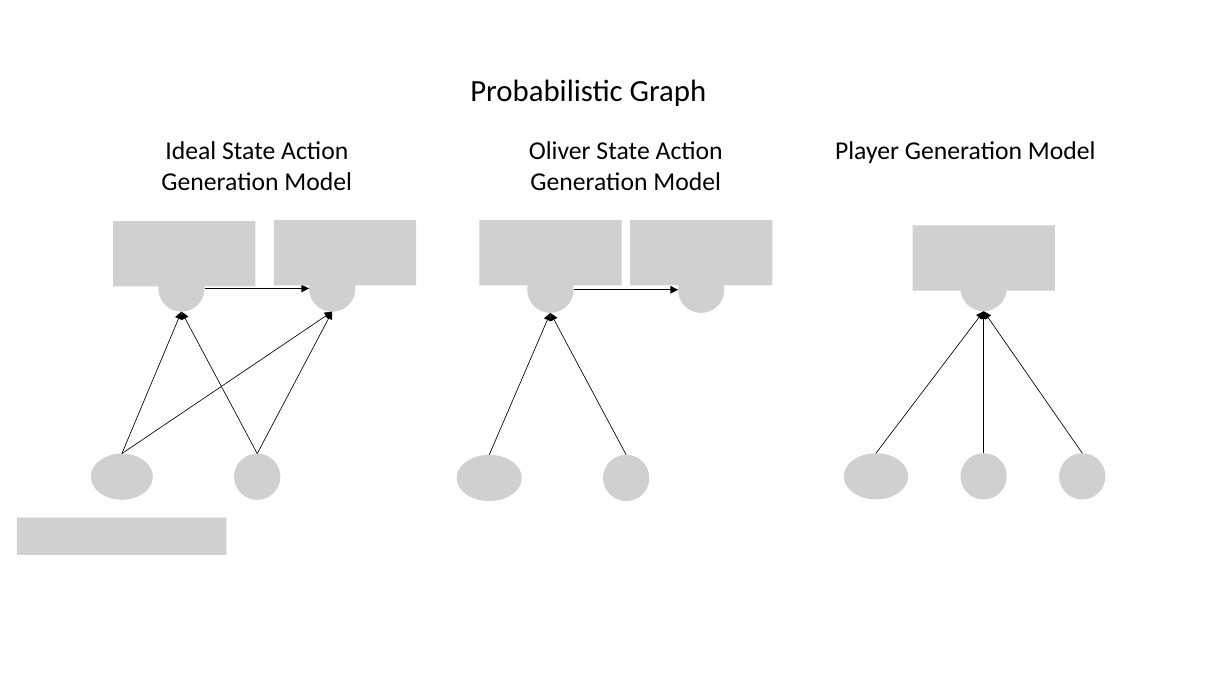
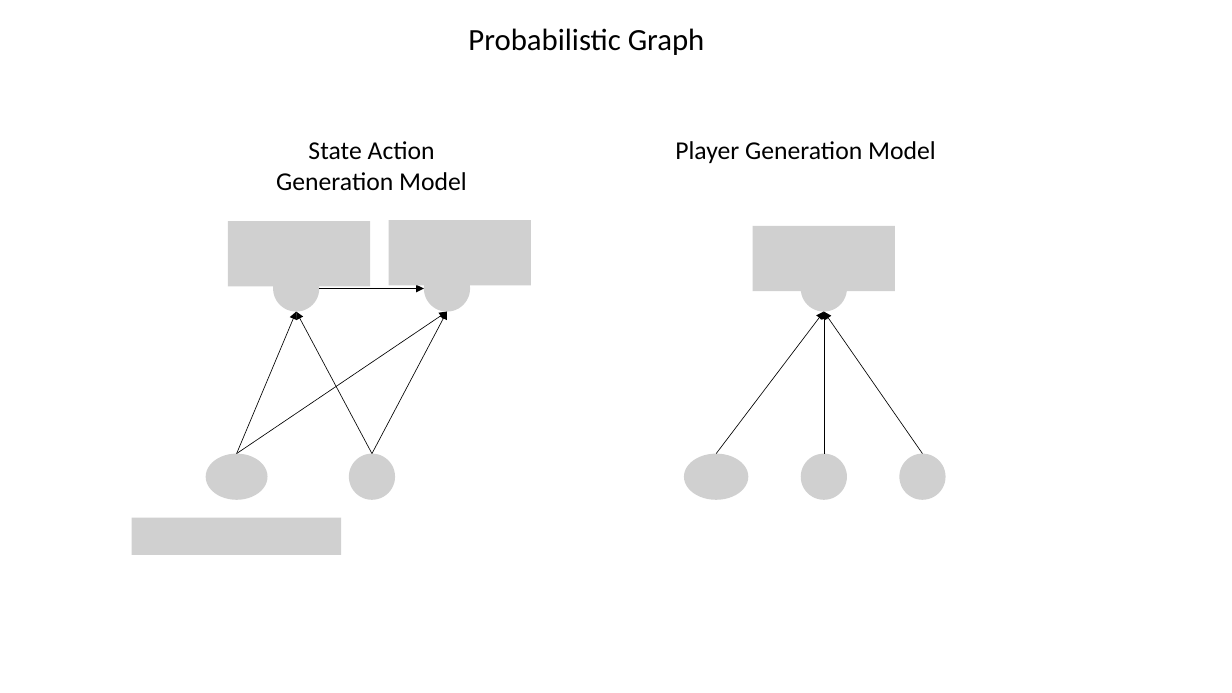
Before and after one commit to Guiliang/sport-analytic-variational-embedding, a slide deck: slide 2 of sport-vae.pptx. Drawn at 1232x693 pixels with LibreOffice and Linux fonts; fonts in the diff are those of the drawing; grey boxes stand for pictures. Boxes give left, top, right and bottom in pixels: in the first picture for what was removed or moved away, otherwise in the second. Text is boxed around its words. In the diff, an @@ line names an element or a change of style, - is before the commit and + after.

```diff
--- a/sport-vae.pptx
+++ b/sport-vae.pptx
@@ text "Probabilistic Graph": place and size @@
-text "Probabilistic Graph" at bbox=[470, 79, 707, 106]
+text "Probabilistic Graph" at bbox=[468, 28, 705, 55]
@@ text at bbox=[276, 141, 467, 190]: text changed @@
-Ideal State Action Generation Model
+State Action Generation Model
@@ text removed at bbox=[529, 141, 723, 191] @@
-Oliver State Action Generation Model
@@ picture removed at bbox=[113, 221, 255, 287] @@
@@ picture: place and size @@
-picture at bbox=[274, 220, 416, 286]
+picture at bbox=[228, 221, 371, 287]
@@ picture added at bbox=[389, 220, 531, 286] @@
@@ picture removed at bbox=[480, 220, 622, 286] @@
@@ picture removed at bbox=[630, 220, 773, 286] @@
@@ picture added at bbox=[753, 226, 896, 291] @@
@@ picture removed at bbox=[913, 226, 1055, 291] @@
@@ picture removed at bbox=[158, 265, 204, 311] @@
@@ picture: place and size @@
-picture at bbox=[961, 454, 1007, 500]
+picture at bbox=[274, 265, 320, 311]
@@ picture removed at bbox=[528, 267, 574, 313] @@
@@ picture removed at bbox=[678, 267, 725, 313] @@
@@ picture added at bbox=[801, 265, 848, 311] @@
@@ arrow removed from (574, 290) to (678, 290) @@
@@ arrow removed from (489, 455) to (551, 313) @@
@@ arrow removed from (627, 455) to (551, 313) @@
@@ 3 arrows, 1 text: place and size @@
-3 arrows, 1 text at bbox=[835, 141, 1096, 454]
+3 arrows, 1 text at bbox=[675, 141, 936, 454]
@@ picture removed at bbox=[234, 454, 280, 500] @@
@@ picture: place and size @@
-picture at bbox=[961, 265, 1007, 311]
+picture at bbox=[349, 454, 396, 500]
@@ picture removed at bbox=[457, 455, 521, 501] @@
@@ picture removed at bbox=[604, 455, 650, 501] @@
@@ picture added at bbox=[684, 454, 749, 500] @@
@@ picture added at bbox=[801, 454, 848, 500] @@
@@ picture removed at bbox=[844, 454, 909, 500] @@
@@ picture added at bbox=[899, 454, 945, 500] @@
@@ picture removed at bbox=[1059, 454, 1105, 500] @@
@@ 5 arrows, 3 pictures: place and size @@
-5 arrows, 3 pictures at bbox=[17, 265, 356, 555]
+5 arrows, 3 pictures at bbox=[132, 265, 470, 555]
```
Also in this commit, not shown: 3 other slides changed, 3 slides added.
